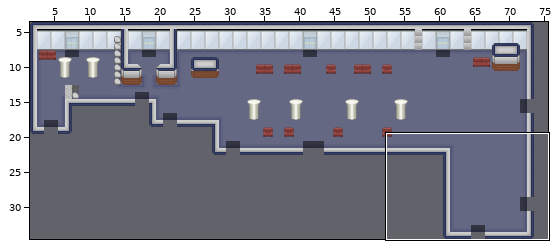
Two states of a Tiled map, map/forum.tmx. Above, an overview of the earlier version with the close-up marked.
Close-up. Old version:
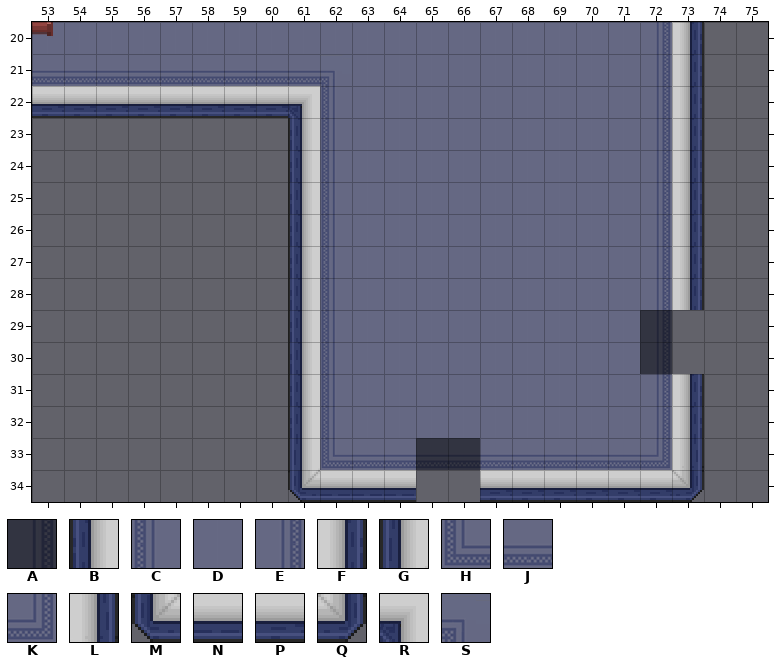
Cells are 48x48 px. Shown: x 53..75, y 20..34. The commit also replaced the tileset; all pictures use the new one. The old version is drawn lined up with the new one.
Key: from "tileset": A 132, B 167, C 168, D 169, E 170, F 171, G 187, H 188, J 189, K 190, L 191, M 207, N 208, P 209, Q 211, R 230, S 247.
_ is an empty cell.
Layers that did not change in this view are not listed.
Layer "floor 1" before, first column x 53:
20 DDDDDDDDDDDDDDDDDDDE___
21 JJJJJJJJJSDDDDDDDDDE___
22 _________CDDDDDDDDDE___
23 _________CDDDDDDDDDE___
24 _________CDDDDDDDDDE___
25 _________CDDDDDDDDDE___
26 _________CDDDDDDDDDE___
27 _________CDDDDDDDDDE___
28 _________CDDDDDDDDDE___
29 _________CDDDDDDDDDE___
30 _________CDDDDDDDDDE___
31 _________CDDDDDDDDDE___
32 _________CDDDDDDDDDE___
33 _________HJJJJJJJJJK___
34 _______________________
Layer "Murs" before, first column x 53:
20 ____________________F__
21 ____________________F__
22 PPPPPPPPR___________F__
23 ________B___________F__
24 ________B___________F__
25 ________B___________F__
26 ________B___________F__
27 ________B___________F__
28 ________B___________F__
29 ________B______________
30 ________B______________
31 ________B___________F__
32 ________B___________F__
33 ________G___________L__
34 ________MNNN__PPPPPPQ__
The result:
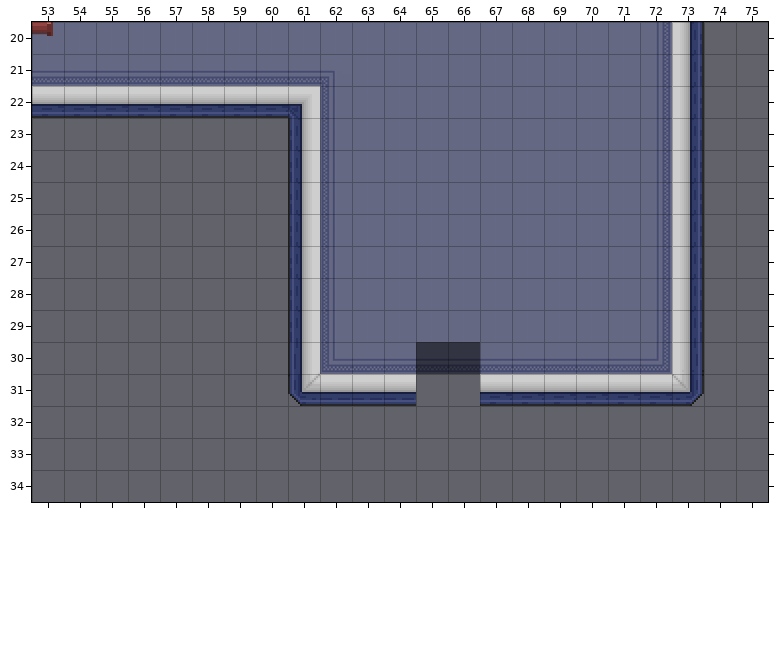
See-through tiles are keyed as they look on the map.
The edit:
map size 76x33 -> 76x34 cells (old content now starts at -2,2; both pictures use the new coordinates)
Layer "floor 1":
Tile C becomes tile H in row 30 at x 62.
Tile D becomes tile J in row 30 at x 63 to 71.
Tile E becomes tile K in row 30 at x 72.
Tile C is removed in rows 31 to 32 at x 62.
Tile D is removed in rows 31 to 32 at x 63 to 71.
Tile E is removed in rows 31 to 32 at x 72.
Tile H is removed in row 33 at x 62.
Tile J is removed in row 33 at x 63 to 71.
Tile K is removed in row 33 at x 72.
Layer "map-transition":
The author put tile A in row 30 at x 65 to 66.
Tile A is removed in rows 29 to 30 at x 72; in row 33 at x 65 to 66.
Layer "Murs":
The author put tile F in row 29 at x 73.
The author put tile L in row 30 at x 73.
Tile B becomes tile M in row 31 at x 61.
The author put tile N in row 31 at x 62 to 64.
The author put tile P in row 31 at x 67 to 72.
Tile F becomes tile Q in row 31 at x 73.
Tile B is removed in row 32 at x 61.
Tile F is removed in row 32 at x 73.
Tile G is removed in row 33 at x 61.
Tile L is removed in row 33 at x 73.
Tile M is removed in row 34 at x 61.
Tile N is removed in row 34 at x 62 to 64.
Tile P is removed in row 34 at x 67 to 72.
Tile Q is removed in row 34 at x 73.
Where, in picture pixels (left, top, right, bottom), the same in both close-ups:
changed: (288, 310, 704, 502)
